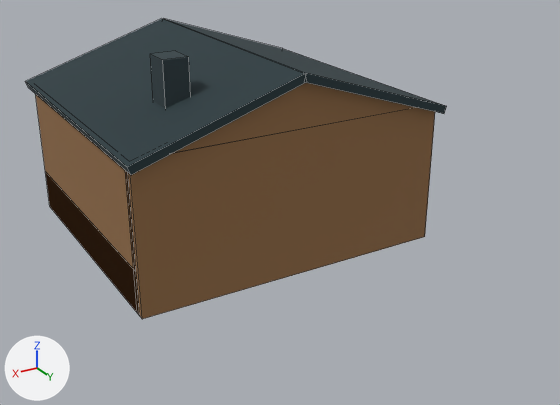
One commit to the Blender file art/source/building_home.blend: the scene before it, then after it.
Rendered twice from a 50 mm camera at (6.35, 15.09, 6.41) aimed at (-0.24, 4.11, 0.92). Lighting does not change. The marker at lower left points along +X, +Y and +Z. The older version comes first. Mesh edges are drawn as thin lines.

Objects in the first picture: 'DD_Cut_East', 'DD_Hide_Chimney', 'DD_Hide_East', 'DD_Hide_Gable_False', 'DD_Hide_Roof_-1', 'DD_Hide_Roof_1', 'DD_Keep_Back'.
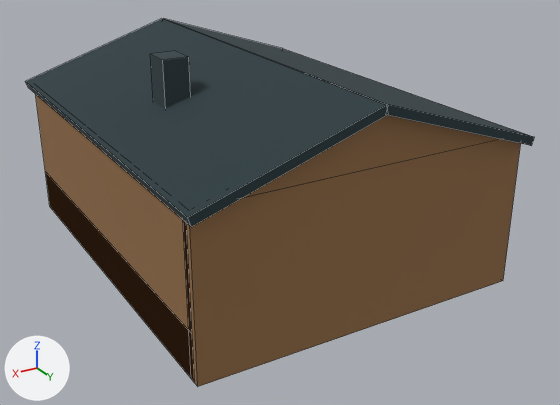
Where the newer file only moved an object's origin or applied its transform, the numbers keep the older frame.

The change, as a list of edits to the scene's bpy script:
```text
Change me_cube_003:
    used by ob_dd_hide_east; location = (2.75, 2.5, 1.3)
    remove me_cube_003.from_pydata(...)  # 8 vertices, 6 faces; spans x -0.1..0.1, y -2.5..2.5, z -1.3..1.3
    add me_cube_003.from_pydata(...)  # 8 vertices, 6 faces; spans x -0.1..0.1, y -2.5..4.5, z -1.3..1.3
    me_cube_003 part 1: the whole mesh is scaled about its middle by (1, 1.4, 1), then moved by (0.0, 1.0, 0.0)
Change me_cube_004:
    used by ob_dd_cut_east; location = (2.75, 2.5, 0.39)
    remove me_cube_004.from_pydata(...)  # 8 vertices, 6 faces; spans x -0.1..0.1, y -2.5..2.5, z -0.39..0.39
    add me_cube_004.from_pydata(...)  # 8 vertices, 6 faces; spans x -0.1..0.1, y -2.5..4.5, z -0.39..0.39
    me_cube_004 part 2: the whole mesh is scaled about its middle by (1, 1.4, 1), then moved by (0.0, 1.0, 0.0)
Change me_cube_013:
    used by ob_dd_hide_roof__1; location = (-1.46, 2.5, 3.0); rotation_euler = (0.0, -0.314, 0.0), in degrees (0, -18, 0)
    remove me_cube_013.from_pydata(...)  # 8 vertices, 6 faces; spans x -1.54..1.54, y -2.78..2.78, z -0.07..0.07
    add me_cube_013.from_pydata(...)  # 8 vertices, 6 faces; spans x -1.54..1.54, y -2.78..4.78, z -0.07..0.07
    me_cube_013 part 3: the whole mesh is scaled about its middle by (1, 1.36, 1), then moved by (0.0, 1.0, 0.0)
Change me_cube_014:
    used by ob_dd_hide_roof_1; location = (1.46, 2.5, 3.0); rotation_euler = (0.0, 0.314, 0.0), in degrees (0, 18, 0)
    remove me_cube_014.from_pydata(...)  # 8 vertices, 6 faces; spans x -1.54..1.54, y -2.78..2.78, z -0.07..0.07
    add me_cube_014.from_pydata(...)  # 8 vertices, 6 faces; spans x -1.54..1.54, y -2.78..4.78, z -0.07..0.07
    me_cube_014 part 4: the whole mesh is scaled about its middle by (1, 1.36, 1), then moved by (0.0, 1.0, 0.0)
Change me_dd_gable_001:
    used by ob_dd_hide_gable_false; location = (0.0, 0.0, 0.0)
    remove me_dd_gable_001.from_pydata(...)  # 3 vertices, 1 face; spans x -2.85..2.85, y 5.1, z 2.6..3.49
    add me_dd_gable_001.from_pydata(...)  # 3 vertices, 1 face; spans x -2.85..2.85, y 7.1, z 2.6..3.49
    me_dd_gable_001 part 5: the whole mesh is moved by (0.0, 2.0, 0.0)
Change ob_dd_keep_back:
    ob_dd_keep_back.location: (0.0, 5.0, 1.3) -> (0.0, 7.0, 1.3)
```

Pixel boxes [x1, y1, x2, y2] of what changed, in the pictures (560 x 405 px):
'DD_Keep_Back', moved: before [126, 108, 435, 319]; after [183, 139, 521, 386]
'DD_Hide_Roof_1', moved, rescaled (29% wider, 33% taller): before [25, 19, 307, 175]; after [25, 19, 388, 227]
'DD_Hide_East', rescaled (52% wider, 30% taller): before [35, 94, 140, 316]; after [35, 94, 195, 383]
'DD_Hide_Gable_False', mesh moved: before [174, 83, 416, 153]; after [243, 115, 500, 198]
'DD_Hide_Roof_-1', moved, rescaled (31% wider, 33% taller): before [164, 19, 447, 114]; after [164, 19, 535, 146]
'DD_Cut_East', rescaled (59% wider, 49% taller): before [47, 175, 140, 314]; after [46, 173, 194, 380]
